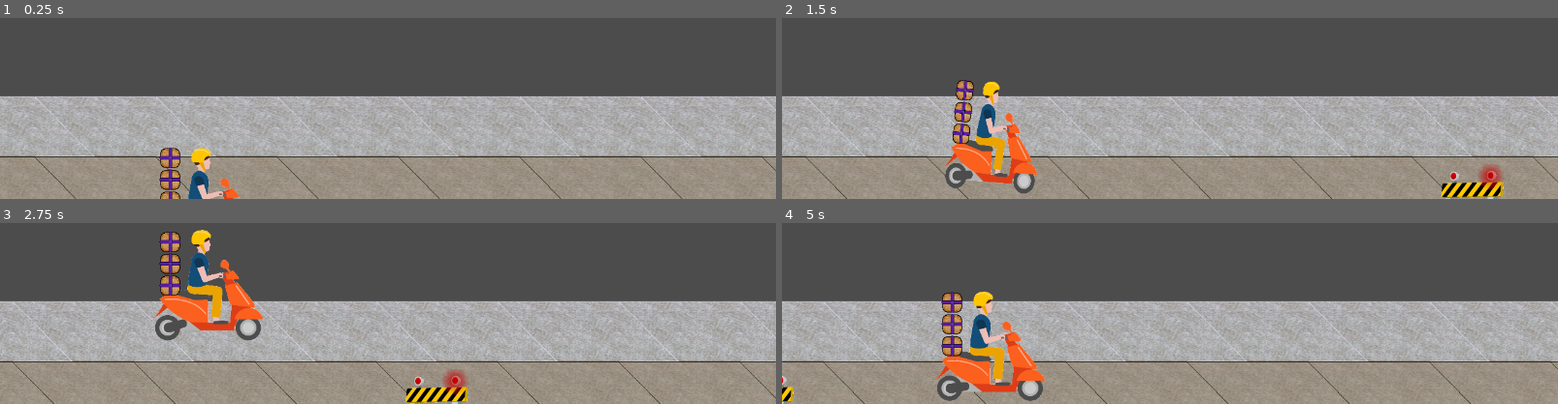
Above: before the commit, frames 1-4 (two rows, left to right).
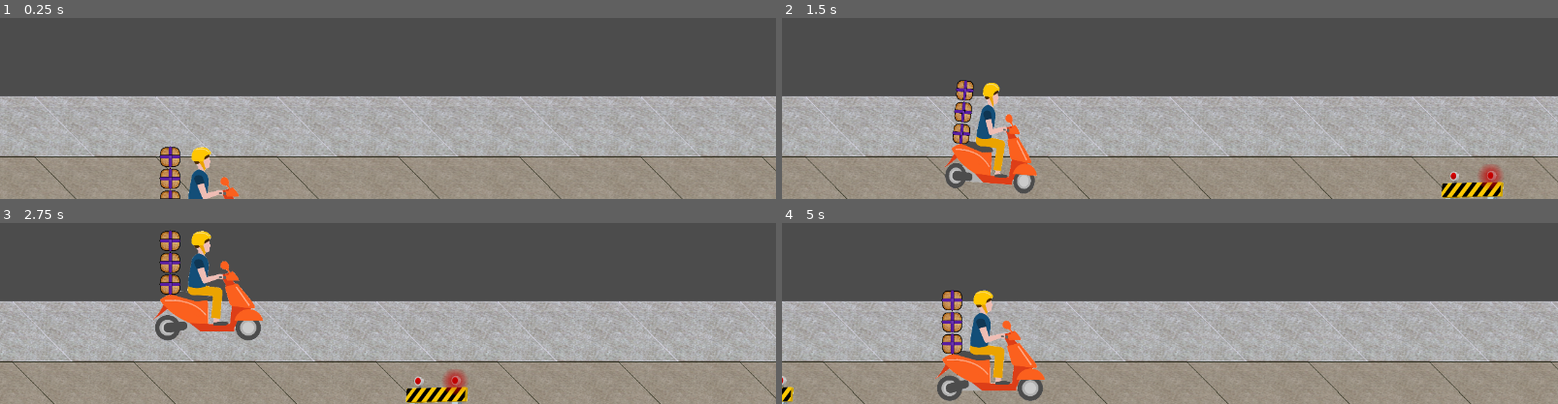
Above: after the commit, the same moments.

Repository: Anatolij-Grigorjev/MopedRebelGO
Game: Godot game, scene res://stages/test/test_stage.tscn
The game is run twice, just before and just after one commit, with the same random seed, the same clock (stepped at 60 frames per second) and the same inputs.
Inputs:
- Up to frame 1 (0.25 s): no input
- Up to frame 2 (1.5 s): hold W (swerve_up) 0.53-1.28 s; hold S (swerve_down) from 1.28 s (still down)
- Up to frame 3 (2.75 s): release S (swerve_down) at 2.03 s; hold W (swerve_up) from 2.03 s (still down)
- Up to frame 4 (5 s): release W (swerve_up) at 3.53 s; hold S (swerve_down) from 3.53 s (still down)

The runs differ from the first frame. In frame 1, 0.6% of the frame differs, in the area x 20-31%, y 70-100%; in frame 2, 0.8%; in frame 3, 1.3%; in frame 4, 1.5%, in the area x 19-34%, y 36-97%.
Error in both runs: Invalid get index '-1' (on base: 'Array'). (res://utils/logger.gd:103)

Commit message:
add packages animation, fix throw package issues

Diff:
--- a/game/rebel/delivery_package.gd
+++ b/game/rebel/delivery_package.gd
@@ -6,7 +6,8 @@
 var Logger : Resource = preload("res://utils/logger.gd")
 
 
-onready var animator: AnimationPlayer = $Sprite/AnimationPlayer
+onready var LOG: Logger = Logger.new(self)
+onready var animator: AnimationPlayer = $AnimationPlayer
 
 
 func _ready() -> void:
--- a/game/rebel/delivery_package.tscn
+++ b/game/rebel/delivery_package.tscn
@@ -1,25 +1,35 @@
-[gd_scene load_steps=4 format=2]
+[gd_scene load_steps=7 format=2]
 
 [ext_resource path="res://rebel/delivery_package.gd" type="Script" id=1]
-[ext_resource path="res://rebel/delivery_package.png" type="Texture" id=2]
+[ext_resource path="res://rebel/delivery_package_low.png" type="Texture" id=2]
+[ext_resource path="res://rebel/delivery_package_mid.png" type="Texture" id=3]
+[ext_resource path="res://rebel/delivery_package_high.png" type="Texture" id=4]
+
+[sub_resource type="SpriteFrames" id=2]
+animations = [ {
+"frames": [ ExtResource( 2 ), ExtResource( 3 ), ExtResource( 4 ), ExtResource( 3 ) ],
+"loop": true,
+"name": "default",
+"speed": 4.0
+} ]
 
 [sub_resource type="Animation" id=1]
 resource_name = "fly_off"
 length = 2.0
 tracks/0/type = "value"
-tracks/0/path = NodePath(".:rotation_degrees")
+tracks/0/path = NodePath("AnimatedSprite:playing")
 tracks/0/interp = 1
 tracks/0/loop_wrap = true
 tracks/0/imported = false
 tracks/0/enabled = true
 tracks/0/keys = {
-"times": PoolRealArray( 0, 0.9, 1.5, 2 ),
-"transitions": PoolRealArray( 0.999999, 1, 1, 1 ),
-"update": 0,
-"values": [ 0.0, 600.0, 950.0, 1080.0 ]
+"times": PoolRealArray( 0 ),
+"transitions": PoolRealArray( 1 ),
+"update": 1,
+"values": [ false ]
 }
 tracks/1/type = "value"
-tracks/1/path = NodePath(".:position")
+tracks/1/path = NodePath("AnimatedSprite:rotation_degrees")
 tracks/1/interp = 1
 tracks/1/loop_wrap = true
 tracks/1/imported = false
@@ -28,11 +38,11 @@
 "times": PoolRealArray( 0, 1, 2 ),
 "transitions": PoolRealArray( 1, 1, 1 ),
 "update": 0,
-"values": [ Vector2( 0, 0 ), Vector2( -200, -200 ), Vector2( -500, -500 ) ]
+"values": [ 0.0, 720.0, 1440.0 ]
 }
 tracks/2/type = "value"
-tracks/2/path = NodePath(".:scale")
-tracks/2/interp = 1
+tracks/2/path = NodePath("AnimatedSprite:scale")
+tracks/2/interp = 2
 tracks/2/loop_wrap = true
 tracks/2/imported = false
 tracks/2/enabled = true
@@ -40,14 +50,29 @@
 "times": PoolRealArray( 0, 1 ),
 "transitions": PoolRealArray( 1, 1 ),
 "update": 0,
-"values": [ Vector2( 1, 1 ), Vector2( 0.85, 0.85 ) ]
+"values": [ Vector2( 1, 1 ), Vector2( 0.8, 0.8 ) ]
+}
+tracks/3/type = "value"
+tracks/3/path = NodePath("AnimatedSprite:position")
+tracks/3/interp = 2
+tracks/3/loop_wrap = true
+tracks/3/imported = false
+tracks/3/enabled = true
+tracks/3/keys = {
+"times": PoolRealArray( 0, 1, 2 ),
+"transitions": PoolRealArray( 1, 1, 1 ),
+"update": 0,
+"values": [ Vector2( 0, -5 ), Vector2( -200, -300 ), Vector2( -500, -1000 ) ]
 }
 
 [node name="DeliveryPackage" type="Node2D"]
 script = ExtResource( 1 )
 
-[node name="Sprite" type="Sprite" parent="."]
-texture = ExtResource( 2 )
+[node name="AnimatedSprite" type="AnimatedSprite" parent="."]
+position = Vector2( 0, -5 )
+frames = SubResource( 2 )
+frame = 3
+playing = true
 
-[node name="AnimationPlayer" type="AnimationPlayer" parent="Sprite"]
+[node name="AnimationPlayer" type="AnimationPlayer" parent="."]
 anims/fly_off = SubResource( 1 )
--- a/game/rebel/moped_rebel.gd
+++ b/game/rebel/moped_rebel.gd
@@ -36,6 +36,7 @@
 
 func _ready() -> void:
 	$ObstacleDetect.connect("hit_obstacle", self, "_on_ObstacleDetector_hit_obstacle")
+	$AnimatedSprite/PackagesBundle.connect("delivery_package_thrown", self, "_on_PackagesBundle_delivery_package_thrown")
 	pass
 
 
@@ -136,3 +137,14 @@
 	velocity = Vector2(C.MR_CRUISE_SPEED, 0)
 	_is_crashing = false
 	_reset_transform()
+
+
+"""
+Get signal about having lost a package after crashing into an obstacle
+param is number of packages still left on the moped
+"""
+func _on_PackagesBundle_delivery_package_thrown(remaining_packages: int) -> void:
+	LOG.info("packages left on moped: {}", [remaining_packages])
+	if (not remaining_packages):
+		LOG.error("!!!GAME OVER!!!")
+	pass
--- a/game/rebel/moped_rebel.tscn
+++ b/game/rebel/moped_rebel.tscn
@@ -170,6 +170,7 @@
 [node name="AnimatedSprite" type="AnimatedSprite" parent="."]
 position = Vector2( 0, -210 )
 frames = SubResource( 2 )
+frame = 3
 playing = true
 
 [node name="PackagesBundle" parent="AnimatedSprite" instance=ExtResource( 6 )]
--- a/game/rebel/packages_bundle.gd
+++ b/game/rebel/packages_bundle.gd
@@ -31,10 +31,15 @@
 func throw_top_package() -> void:
 	if (remaining_packages and _topmost_package):
 		remaining_packages = max(0, remaining_packages - 1)
-		F.reparent_node(_topmost_package, get_node("/root"))
-		#node reparent happens next frame, lets wait
+		LOG.debug("Throwing package {}, left: {}", [_topmost_package, remaining_packages])
+		var fly_package : DeliveryPackage = DeliveryPackage.instance()
+		fly_package.global_position = _topmost_package.global_position
+		fly_package.global_scale = _topmost_package.global_scale
+		get_tree().root.add_child(fly_package)
+		remove_child(_topmost_package)
+		#node configuration happens between frames, lets wait
 		yield(get_tree(), "idle_frame")
-		_topmost_package.do_flyoff()
+		fly_package.do_flyoff()
 		if (remaining_packages):
 			_topmost_package = get_child(0)
 	emit_signal("delivery_package_thrown", remaining_packages)
--- a/game/utils/logger.gd
+++ b/game/utils/logger.gd
@@ -79,7 +79,7 @@
 """
 Log message as ERROR level.
 Should be used for messages pertaining to non-recoverable problems and
-system faults that reuqire immediate attention.
+system faults that require immediate attention.
 By default will break execution flow in debugger.
 """
 func error(message: String, params: Array = [], break_here: bool = true) -> void:
@@ -103,7 +103,7 @@
 	var current_stack_frame : Dictionary = call_stack[stack_frame_idx]
 	var resolved_message: String = _resolve_message_params(message, params)
 
-	var full_message : String = ("%s %s %s#%s:%s - %s"
+	var full_message : String = ("%s %s %s.%s:%s - %s"
 	% [
 		_format_datetime_dict(current_datetime),
 		log_level_name,
Binary file added: game/rebel/delivery_package_high.png
Not shown, added: game/rebel/delivery_package_high.png.import
Binary file added: game/rebel/delivery_package_low.png
Not shown, added: game/rebel/delivery_package_low.png.import
Binary file added: game/rebel/delivery_package_mid.png
Not shown, added: game/rebel/delivery_package_mid.png.import
Not shown, changed: assets/workspace/delivery_package.xcf
Not shown, changed: assets/workspace/moped_separate_chassis_wheels.xcf
